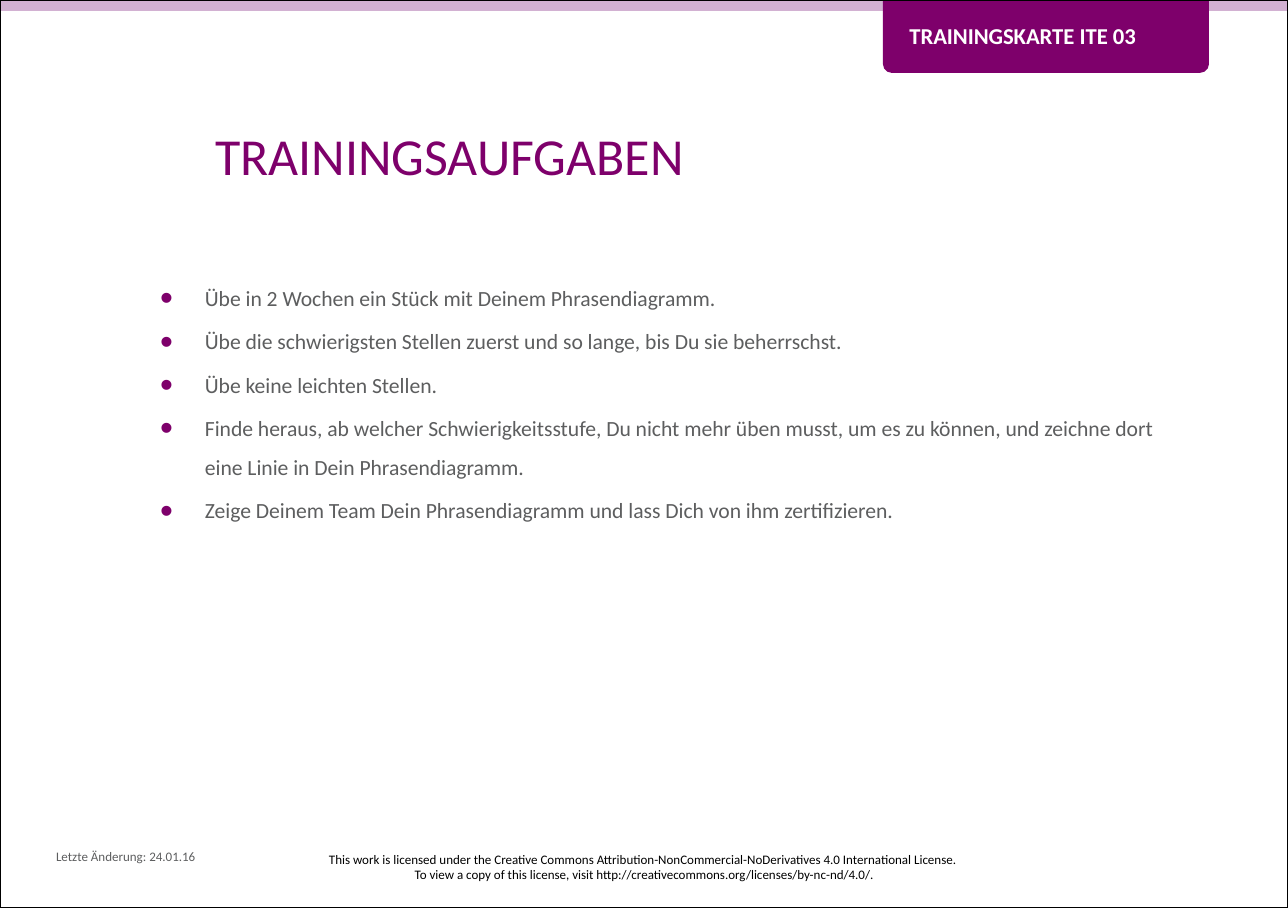
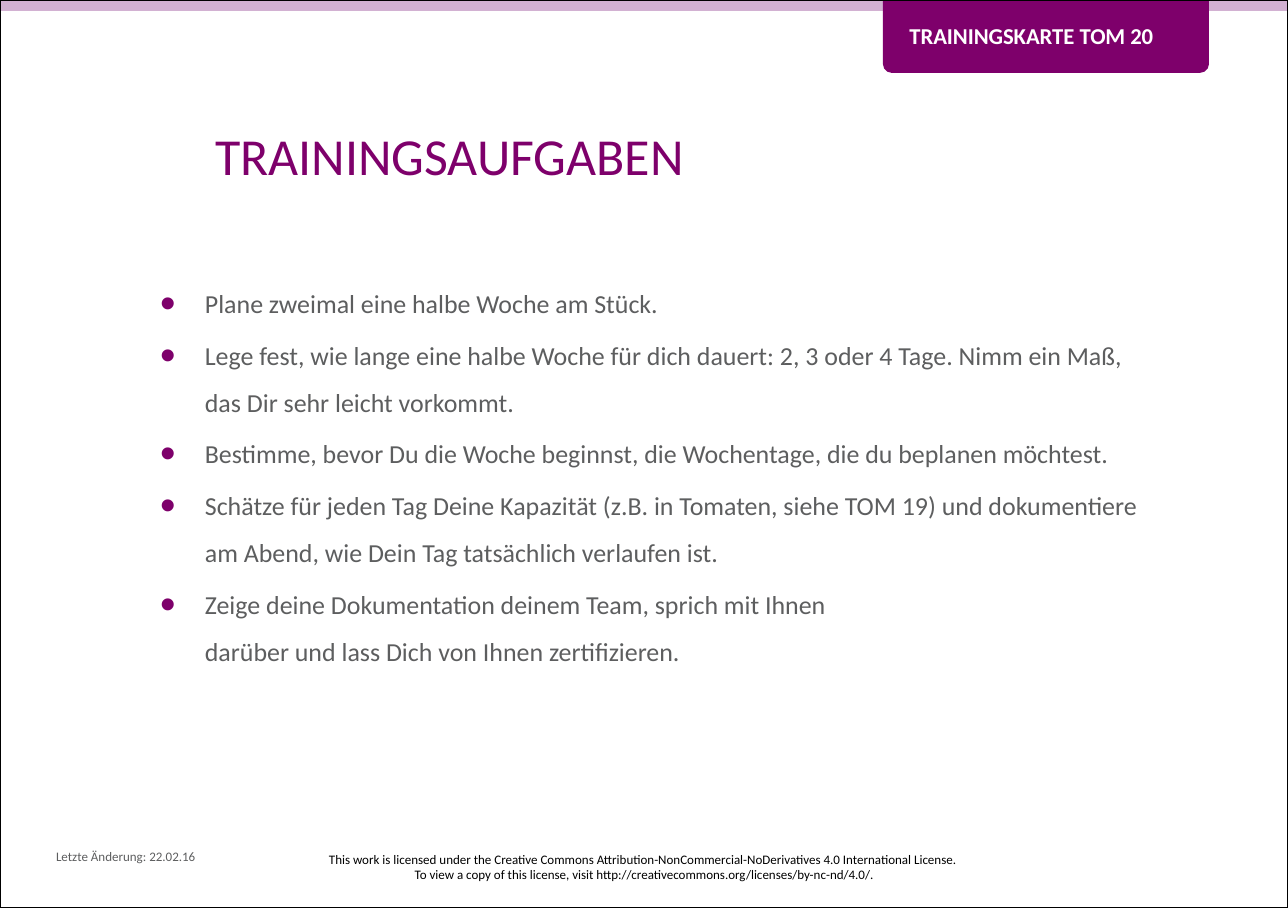
Before and after one commit to Teamtool/training-materials, a slide deck: slide 2 of training-cards/music moves/01_musicmoves_templates/ger_apprentice_training_card_template_mm_cc.pptx. Drawn at 1288x908 pixels with LibreOffice and Linux fonts; fonts in the diff are those of the drawing; background and template pictures are left out. Boxes give left, top, right and bottom in pixels: in the first picture for what was removed or moved away, otherwise in the second. Text is boxed around its words. In the diff, an @@ line names an element or a change of style, - is before the commit and + after.

```diff
--- a/training-cards/music moves/01_musicmoves_templates/ger_apprentice_training_card_template_mm_cc.pptx
+++ b/training-cards/music moves/01_musicmoves_templates/ger_apprentice_training_card_template_mm_cc.pptx
@@ text at (909, 29, 1153, 44): text changed @@
-TRAININGSKARTE ITE 03
+TRAININGSKARTE TOM 20
@@ text at (205, 295, 1136, 661): text changed; size 10 to 12 pt @@
-• Übe in 2 Wochen ein Stück mit Deinem Phrasendiagramm.
-• Übe die schwierigsten Stellen zuerst und so lange, bis Du sie beherrschst.
-• Übe keine leichten Stellen.
-• Finde heraus, ab welcher Schwierigkeitsstufe, Du nicht mehr üben musst, um es zu können, und zeichne dort eine Linie in Dein Phrasendiagramm.
-• Zeige Deinem Team Dein Phrasendiagramm und lass Dich von ihm zertifizieren.
+• Plane zweimal eine halbe Woche am Stück.
+• Lege fest, wie lange eine halbe Woche für dich dauert: 2, 3 oder 4 Tage. Nimm ein Maß, das Dir sehr leicht vorkommt.
+• Bestimme, bevor Du die Woche beginnst, die Wochentage, die du beplanen möchtest.
+• Schätze für jeden Tag Deine Kapazität (z.B. in Tomaten, siehe TOM 19) und dokumentiere am Abend, wie Dein Tag tatsächlich verlaufen ist.
+• Zeige deine Dokumentation deinem Team, sprich mit Ihnen
+  darüber und lass Dich von Ihnen zertifizieren.
@@ text at (56, 850, 195, 863): text changed @@
-Letzte Änderung: 24.01.16
+Letzte Änderung: 22.02.16
```
Also in this commit, not shown: 1 other slide changed, 3 other files.
